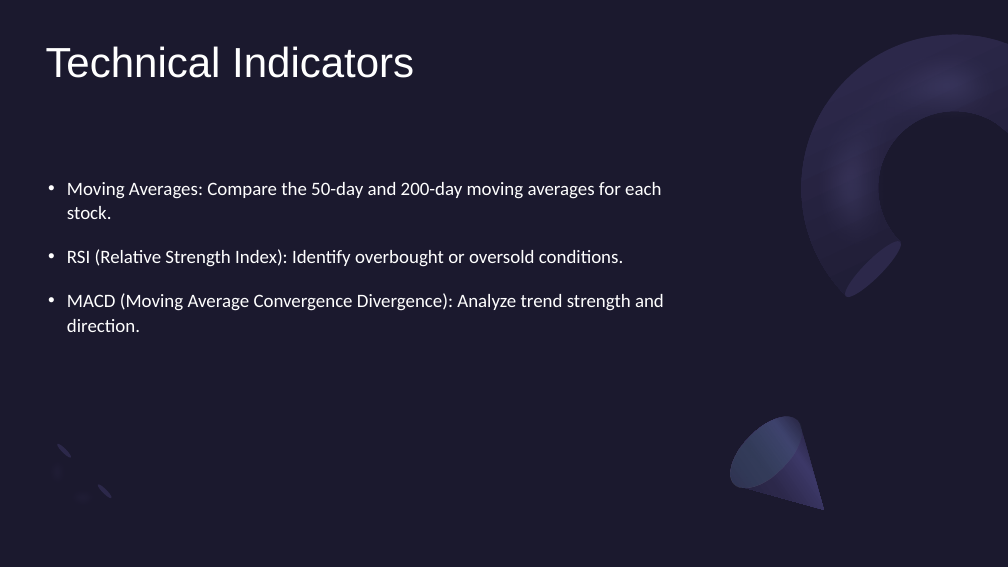
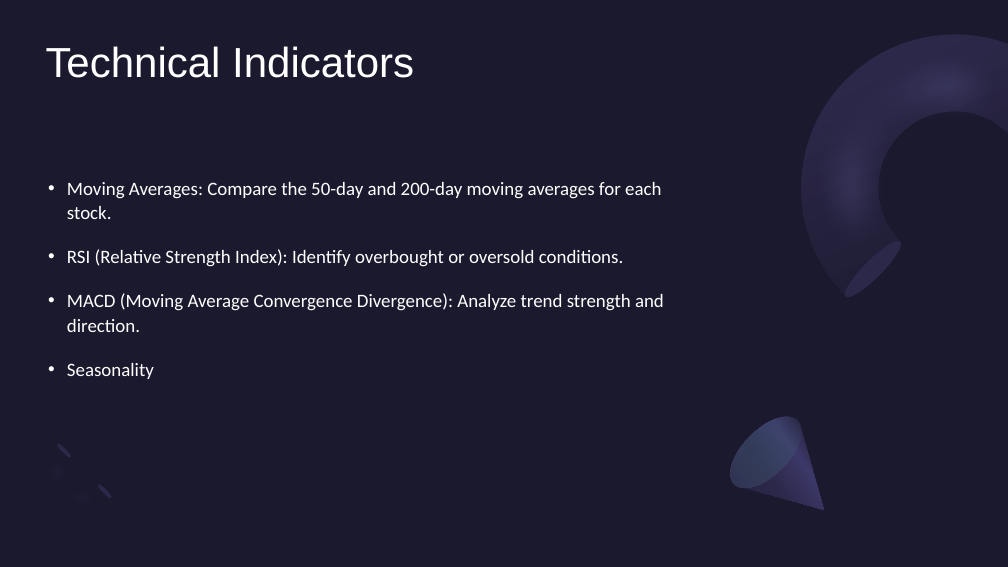
Before and after one commit to mafiat/Project1, a slide deck: slide 8 of Project1_Presentation.pptx. Drawn at 1008x567 pixels with LibreOffice and Linux fonts; fonts in the diff are those of the drawing. Boxes give left, top, right and bottom in pixels: in the first picture for what was removed or moved away, otherwise in the second. Text is boxed around its words. In the diff, an @@ line names an element or a change of style, - is before the commit and + after.

```diff
--- a/Project1_Presentation.pptx
+++ b/Project1_Presentation.pptx
@@ text at box(67, 363, 154, 379): paragraph added @@
+• Seasonality
```
Also in this commit, not shown: 2 other slides changed, 2 slides added, 3 other files.
